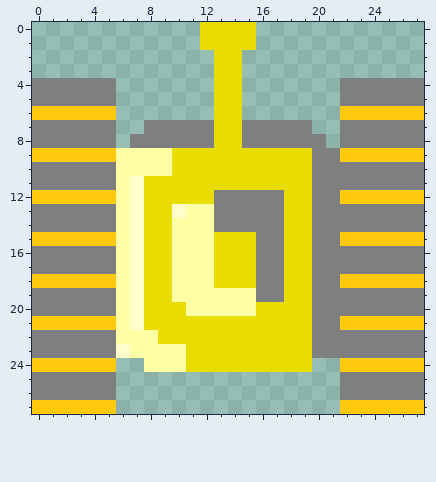
A pixel-art sprite gets an edit: tanks/h_up_1.png. Above is the file before it was changed.
The file is 28x28 pixels.
Now the later version:
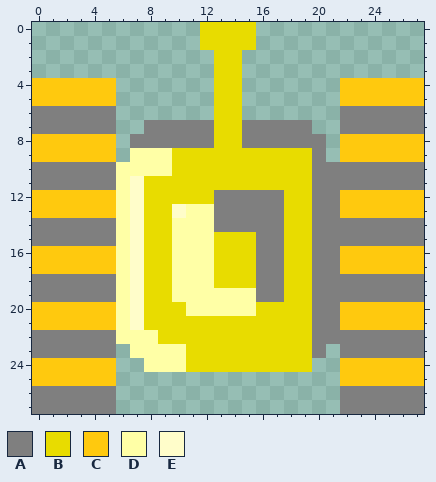
Palette (. is transparent): A #7f7f7f  B #e8dc00  C #ffc90e  D #ffffa6  E #fffdca
The exact change:
y 4..5: x 0..5 AAAAAA -> CCCCCC; x 22..27 AAAAAA -> CCCCCC
y 6: x 0..5 CCCCCC -> AAAAAA; x 22..27 CCCCCC -> AAAAAA
y 8: x 0..5 AAAAAA -> CCCCCC; x 22..27 AAAAAA -> CCCCCC
y 9: x 6 D -> .; x 21 A -> .
y 13: x 0..5 AAAAAA -> CCCCCC; x 22..27 AAAAAA -> CCCCCC
y 15: x 0..5 CCCCCC -> AAAAAA; x 22..27 CCCCCC -> AAAAAA
y 16..17: x 0..5 AAAAAA -> CCCCCC; x 22..27 AAAAAA -> CCCCCC
y 18: x 0..5 CCCCCC -> AAAAAA; x 22..27 CCCCCC -> AAAAAA
y 20: x 0..5 AAAAAA -> CCCCCC; x 22..27 AAAAAA -> CCCCCC
y 23: x 6 E -> .; x 21 A -> .
y 25: x 0..5 AAAAAA -> CCCCCC; x 22..27 AAAAAA -> CCCCCC
y 27: x 0..5 CCCCCC -> AAAAAA; x 22..27 CCCCCC -> AAAAAA
Boxes around the changes in both pictures, in picture pixels (x1, y1, x2, y2):
changed: (32, 78, 130, 414)
changed: (326, 78, 424, 414)
